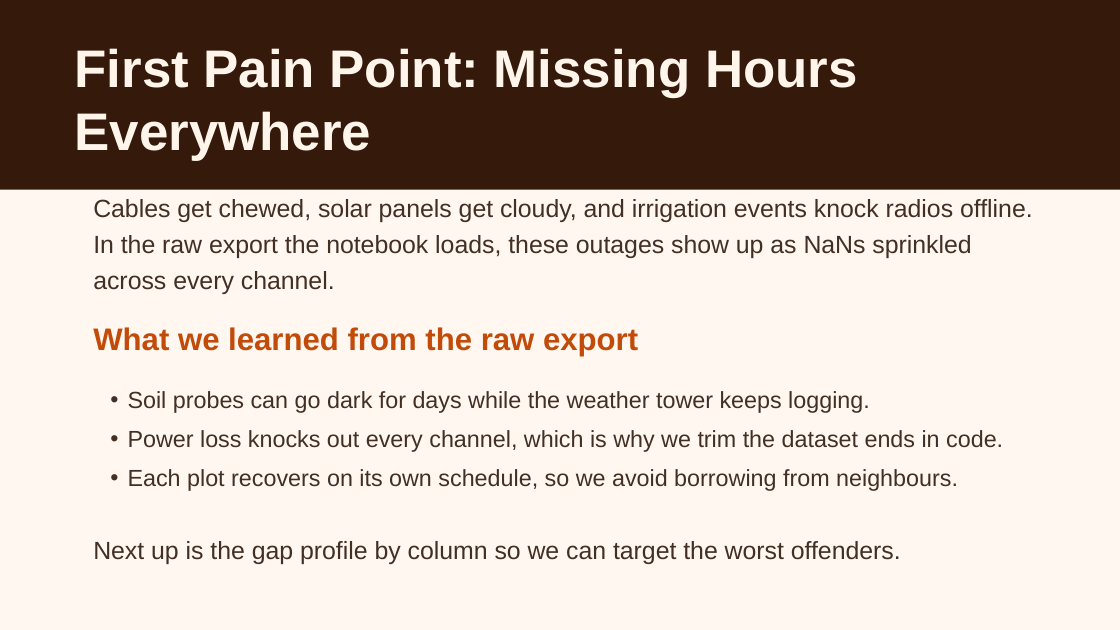
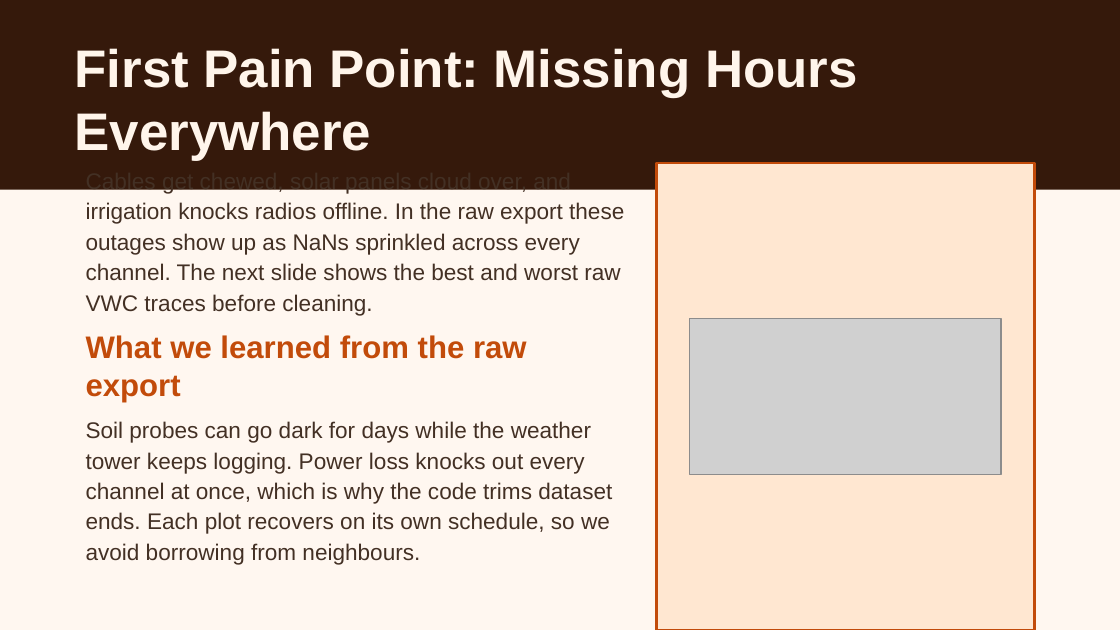
Before and after one commit to Bryan-Nsoh/slide-maker, a slide deck: slide 8 of workspace/presentations/eda-lstm-vwc-prediction.pptx. Drawn at 1120x630 pixels with LibreOffice and Linux fonts; fonts in the diff are those of the drawing; grey boxes stand for pictures. Boxes give left, top, right and bottom in pixels: in the first picture for what was removed or moved away, otherwise in the second. Text is boxed around its words. In the diff, an @@ line names an element or a change of style, - is before the commit and + after.

```diff
--- a/workspace/presentations/eda-lstm-vwc-prediction.pptx
+++ b/workspace/presentations/eda-lstm-vwc-prediction.pptx
@@ rectangle added at box(656, 164, 1034, 630), fill #FFE7D1, outline #C24B0A 1.5 pt @@
@@ text at box(86, 189, 624, 316): text changed; size 16 to 14.5 pt @@
-Cables get chewed, solar panels get cloudy, and irrigation events knock radios offline. In the raw export the notebook loads, these outages show up as NaNs sprinkled across every channel.
+Cables get chewed, solar panels cloud over, and irrigation knocks radios offline. In the raw export these outages show up as NaNs sprinkled across every channel. The next slide shows the best and worst raw VWC traces before cleaning.
@@ text "What we learned from the ..." rewrapped from box(93, 327, 638, 357) to box(86, 335, 527, 402) @@
@@ picture added at box(690, 319, 1001, 475) @@
@@ text at box(86, 421, 612, 565): text changed; size 15 to 14.5 pt @@
-• Soil probes can go dark for days while the weather tower keeps logging.
-• Power loss knocks out every channel, which is why we trim the dataset ends in code.
-• Each plot recovers on its own schedule, so we avoid borrowing from neighbours.
+Soil probes can go dark for days while the weather tower keeps logging. Power loss knocks out every channel at once, which is why the code trims dataset ends. Each plot recovers on its own schedule, so we avoid borrowing from neighbours.
@@ text removed at box(93, 541, 901, 564) @@
-Next up is the gap profile by column so we can target the worst offenders.
```
Also in this commit, not shown: 4 other slides changed, 1 slide added, 1 slide removed, 7 other files.
